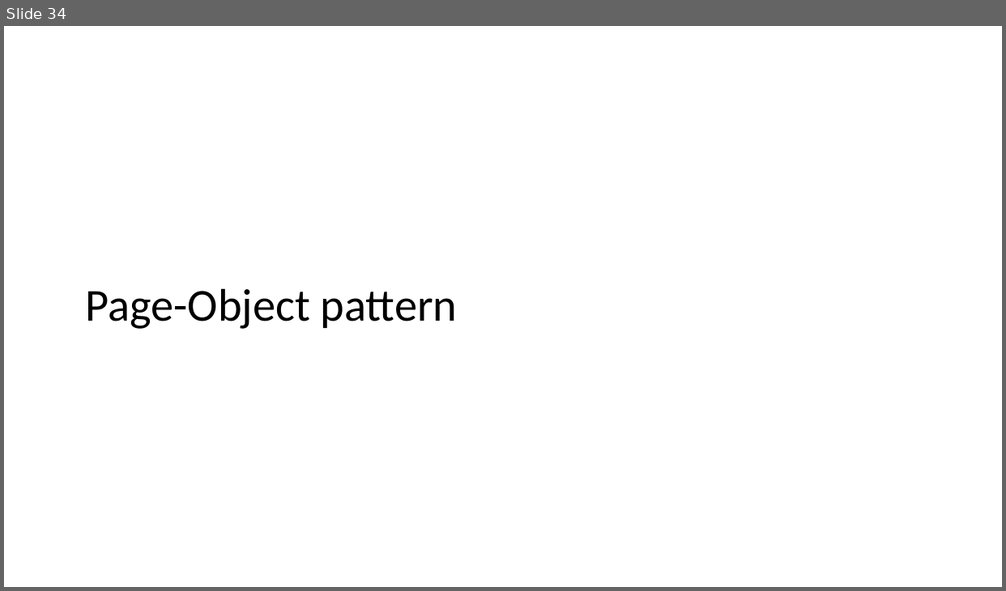
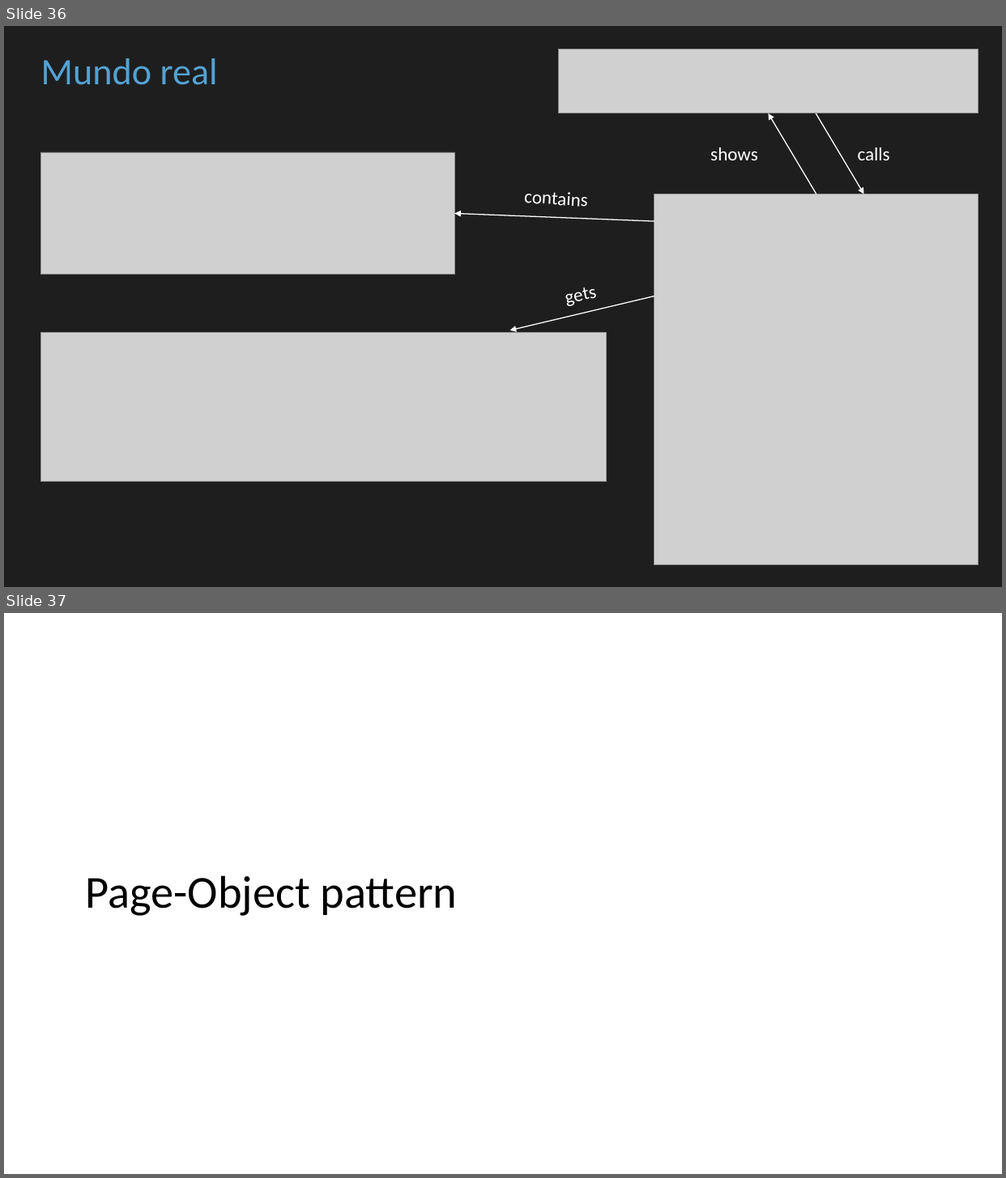
Before and after one commit to cbastos/jsdaycan2019-typescript-patterns, a slide deck: slides/Patrones de diseño con Typescript en el mundo real.pptx. Shown one above the other, each under a label of ours: slide 34 before the commit, slides 36 and 37 after it. The pictures are 1006x591 and 1006x1178 pixels, drawn with LibreOffice and Linux fonts; fonts in the diff are those of the drawing; grey boxes stand for pictures. Boxes give left, top, right and bottom in pixels: in the first picture for what was removed or moved away, otherwise in the second. Text is boxed around its words. In the diff, an @@ line names an element or a change of style, - is before the commit and + after.

```diff
--- a/slides/Patrones de diseño con Typescript en el mundo real.pptx
+++ b/slides/Patrones de diseño con Typescript en el mundo real.pptx
@@ slide 36 added at (4, 26, 1002, 587), background #1E1E1E @@
@@ picture added at (558, 49, 978, 113) @@
@@ text added at (41, 58, 218, 85), 36 pt, text #53A2D3 @@
+Mundo real
@@ arrow added from (816, 194) to (769, 113), #FFFFFF 1 pt @@
@@ arrow added from (816, 113) to (864, 194), #FFFFFF 1 pt @@
@@ picture added at (40, 152, 454, 275) @@
@@ text added at (710, 148, 758, 160), 18 pt, text #FFFFFF @@
+shows
@@ text added at (858, 148, 890, 160), 18 pt, text #FFFFFF @@
+calls
@@ text added at (524, 192, 587, 207), 18 pt, text #FFFFFF @@
+contains
@@ picture added at (654, 194, 978, 565) @@
@@ arrow added from (654, 221) to (454, 213), #FFFFFF 1 pt @@
@@ text added at (566, 288, 597, 306), 18 pt, text #FFFFFF @@
+gets
@@ arrow added from (654, 297) to (510, 331), #FFFFFF 1 pt @@
@@ picture added at (40, 333, 607, 482) @@
@@ what was slide 34 is now slide 37 @@
```
Also in this commit, not shown: 2 other slides added, 10 other files.
